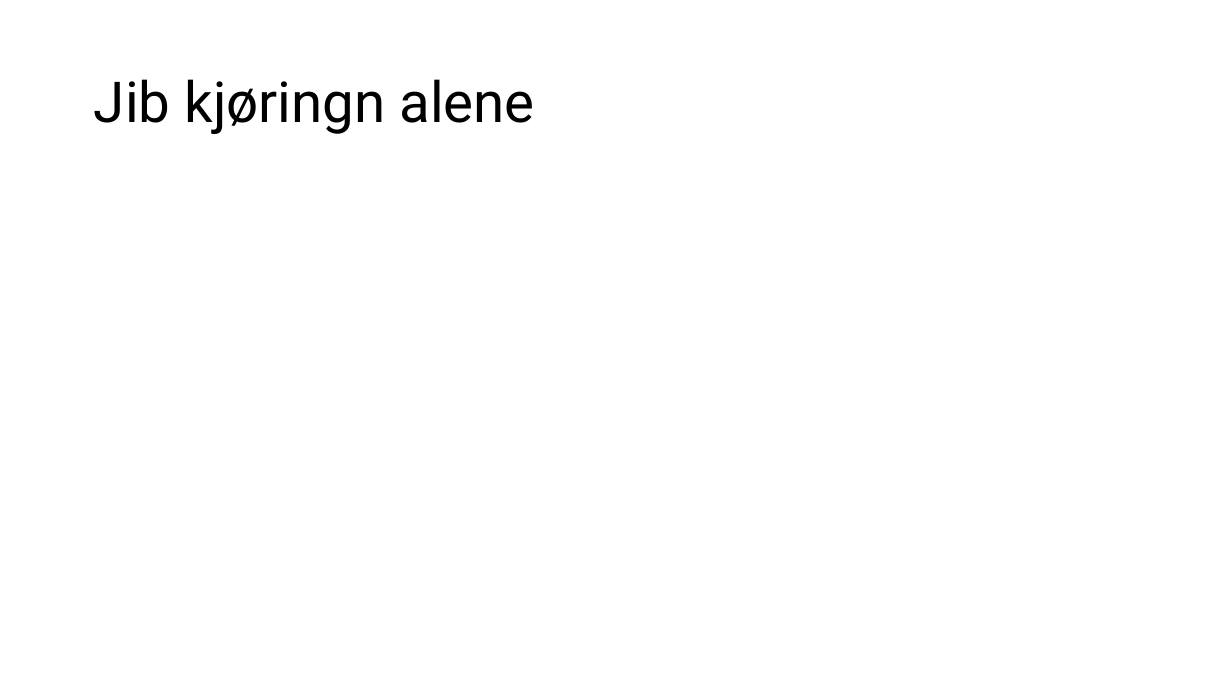
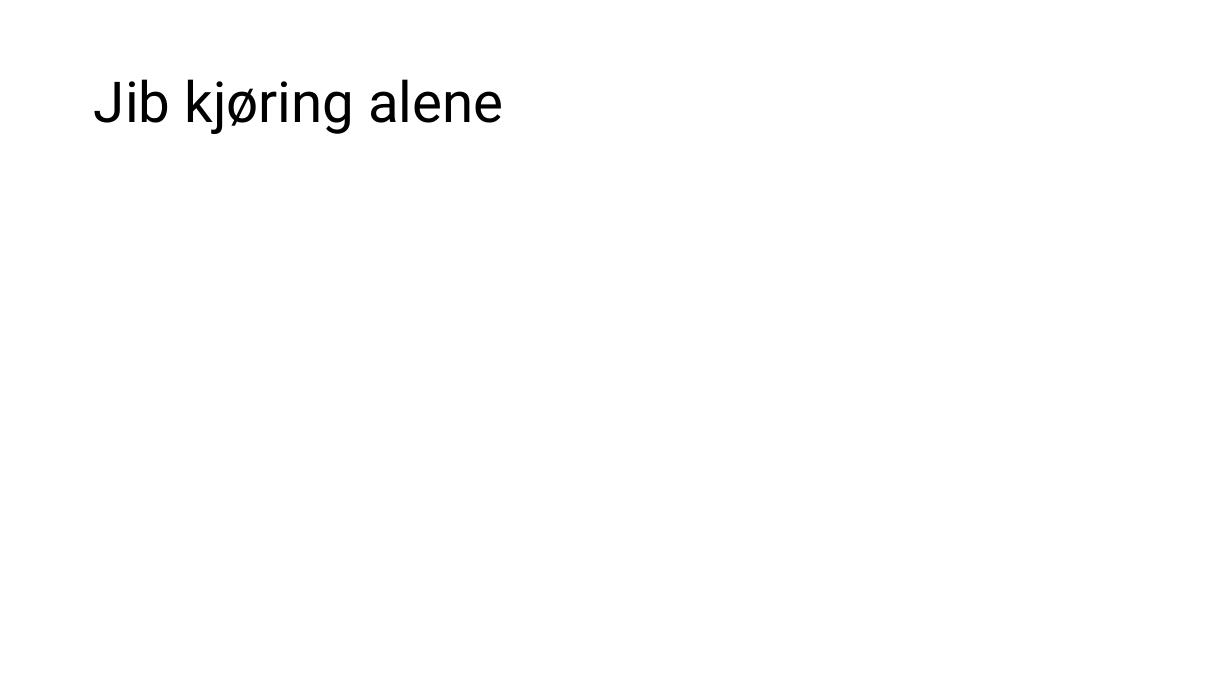
Before and after one commit to emilah-png/Bachelor, a slide deck: slide 2 of Presentasjon/simulerings presentasjon for Servi og NOV 25.04.25.pptx. Drawn at 1232x693 pixels with LibreOffice and Linux fonts; fonts in the diff are those of the drawing. Boxes give left, top, right and bottom in pixels: in the first picture for what was removed or moved away, otherwise in the second. Text is boxed around its words. In the diff, an @@ line names an element or a change of style, - is before the commit and + after.

```diff
--- a/Presentasjon/simulerings presentasjon for Servi og NOV 25.04.25.pptx
+++ b/Presentasjon/simulerings presentasjon for Servi og NOV 25.04.25.pptx
@@ title at [94,79,503,134]: text changed @@
-Jib kjøringn alene
+Jib kjøring alene
```
Also in this commit, not shown: 3 other slides changed, 46 other files.
